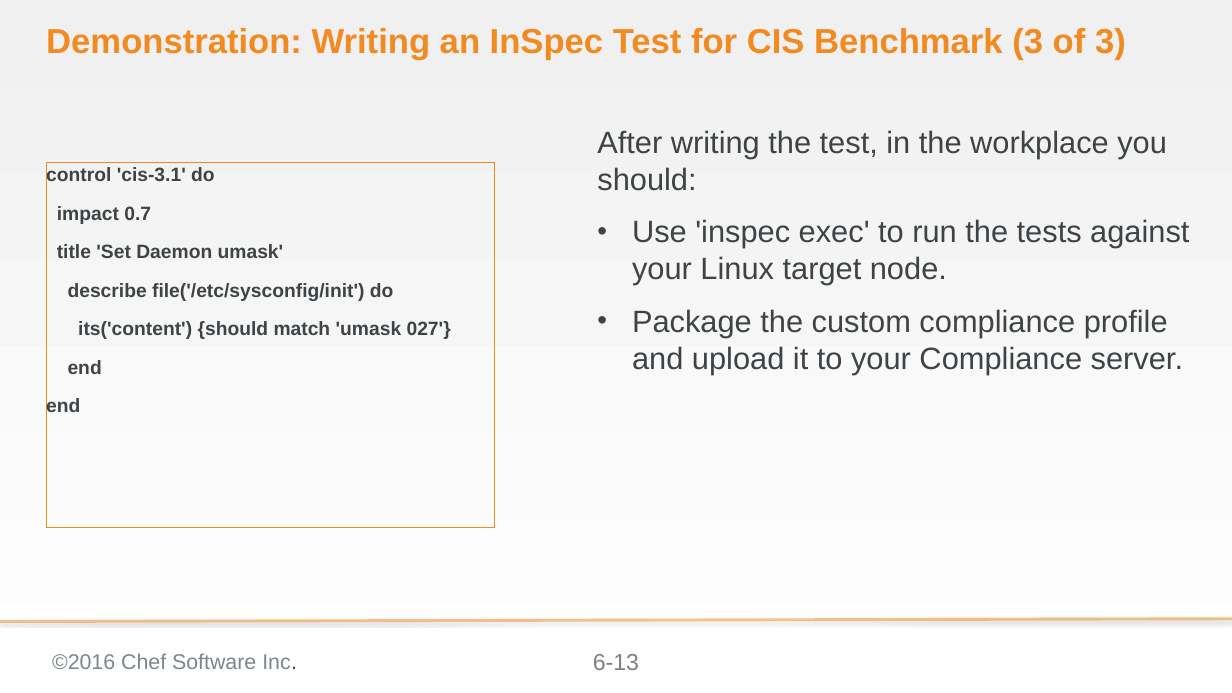
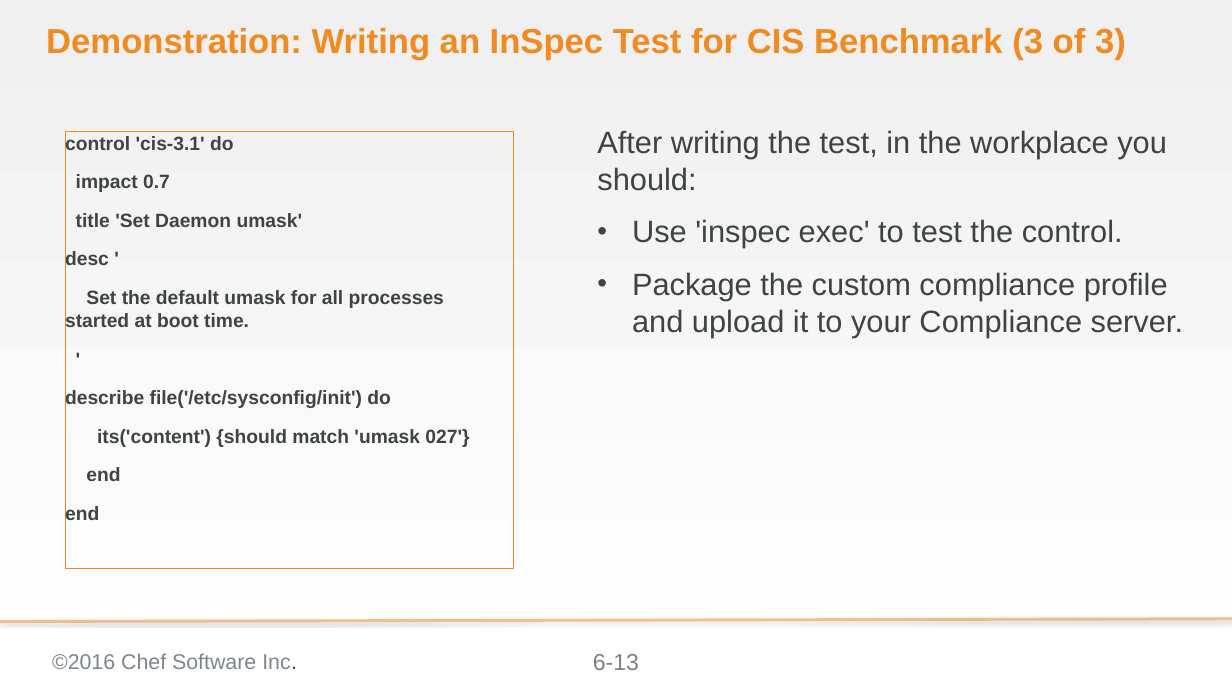
Before and after one commit to bchamby/chef-compliance-installation-configuration-operation, a slide deck: slide 13 of 06-compliance-frameworks-inspec.pptx. Drawn at 1232x693 pixels with LibreOffice and Linux fonts; fonts in the diff are those of the drawing; background and template pictures are left out. Boxes give left, top, right and bottom in pixels: in the first picture for what was removed or moved away, otherwise in the second. Text is boxed around its words. In the diff, an @@ line names an element or a change of style, - is before the commit and + after.

Commit message:
06-compliance-frameworks-inspec Finished CIS group lab and wrote DoD group lab

```diff
--- a/06-compliance-frameworks-inspec.pptx
+++ b/06-compliance-frameworks-inspec.pptx
@@ rectangle "control 'cis-3.1' do": place and size @@
-rectangle "control 'cis-3.1' do" at bbox=[46, 163, 495, 528]
+rectangle "control 'cis-3.1' do" at bbox=[65, 131, 513, 569]
@@ text at bbox=[632, 219, 1123, 248]: text changed @@
-• Use 'inspec exec' to run the tests against your Linux target node.
+• Use 'inspec exec' to test the control.
@@ text in rectangle at bbox=[65, 251, 444, 331]: paragraphs added @@
+desc '
+Set the default umask for all processes started at boot time.
+'
```
Also in this commit, not shown: 9 other slides changed, 13 slides added, 1 slide removed.
